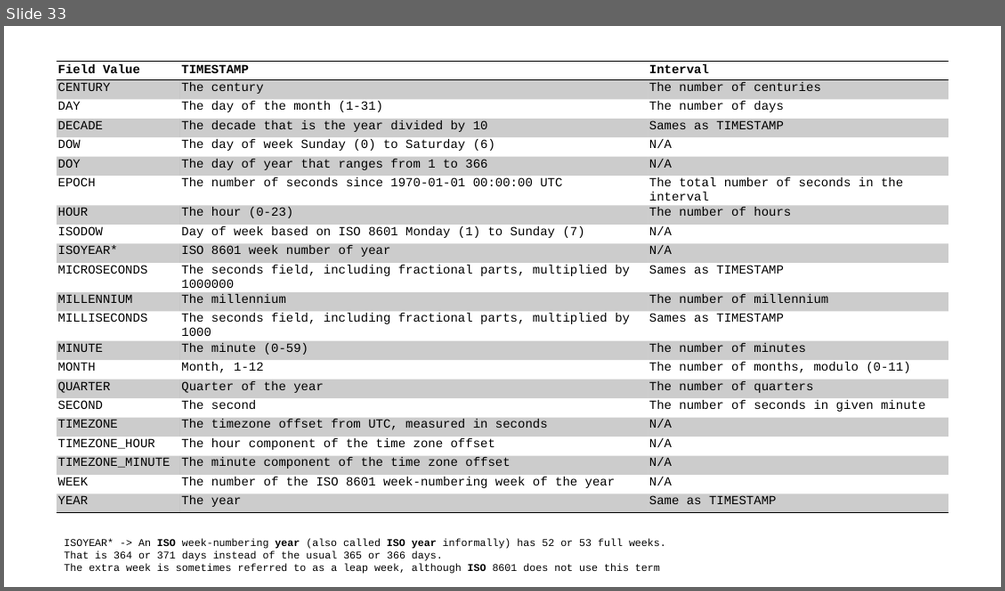
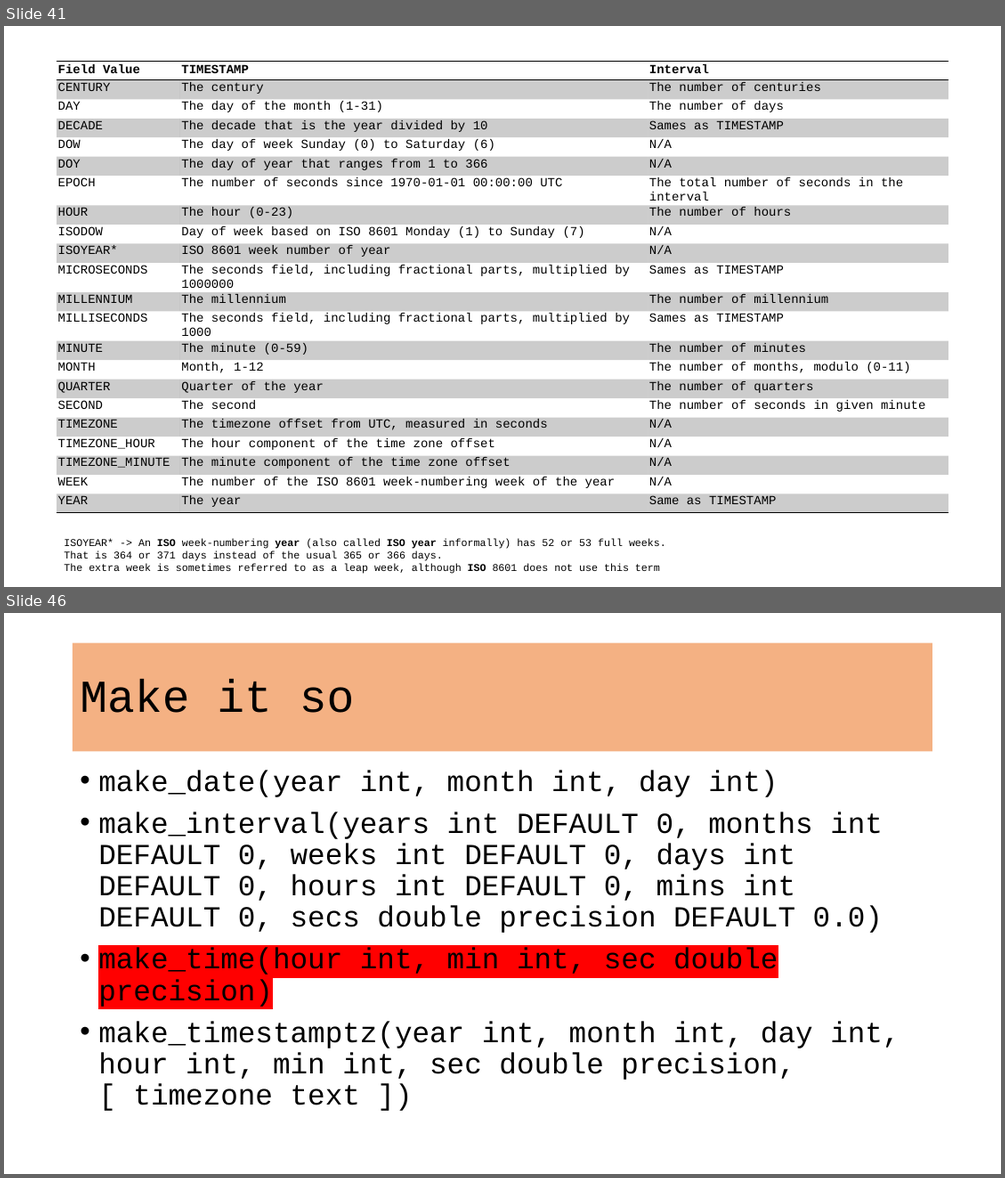
Before and after one commit to VadimAcosta/timestamps_and_intervals, a slide deck: times_and_dates.pptx. Shown one above the other, each under a label of ours: slide 33 before the commit, slides 41 and 46 after it; the slides between them are not shown. The pictures are 1005x591 and 1005x1178 pixels, drawn with LibreOffice and Linux fonts; fonts in the diff are those of the drawing. Boxes give left, top, right and bottom in pixels: in the first picture for what was removed or moved away, otherwise in the second. Text is boxed around its words. In the diff, an @@ line names an element or a change of style, - is before the commit and + after.

```diff
--- a/times_and_dates.pptx
+++ b/times_and_dates.pptx
@@ slide 46 added at [4,613,1001,1174], background #FFFFFF @@
@@ title added at [73,643,933,751], fill #F4B183, 44 pt, text #000000 @@
+Make it so
@@ text added at [98,770,899,1105], 28 pt, text #000000 @@
+• make_date(year int, month int, day int)
+• make_interval(years int DEFAULT 0, months int DEFAULT 0, weeks int DEFAULT 0, days int DEFAULT 0, hours int DEFAULT 0, mins int DEFAULT 0, secs double precision DEFAULT 0.0)
+• make_time(hour int, min int, sec double precision)
+• make_timestamptz(year int, month int, day int, hour int, min int, sec double precision, [ timezone text ])
@@ what was slide 33 is now slide 41 @@
```
Also in this commit, not shown: 8 slides changed, 14 other slides added, 2 slides removed.
